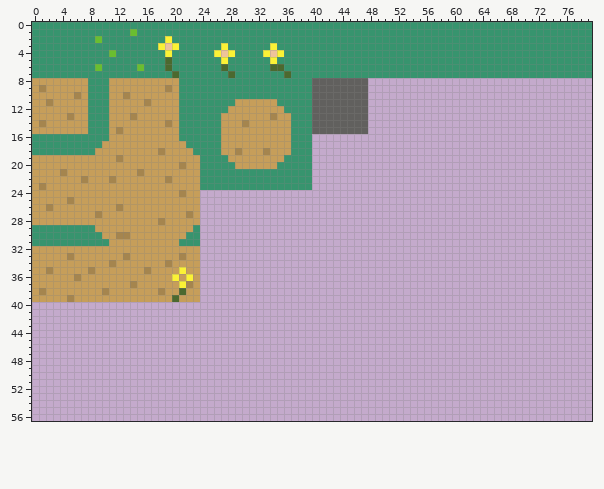
Two versions of one sprite sheet, src/assets/tilesets/testset1.png. The picture above is the old version.
The file is 80x80 pixels. Shown: x 0..79, y 0..56.
Once edited:
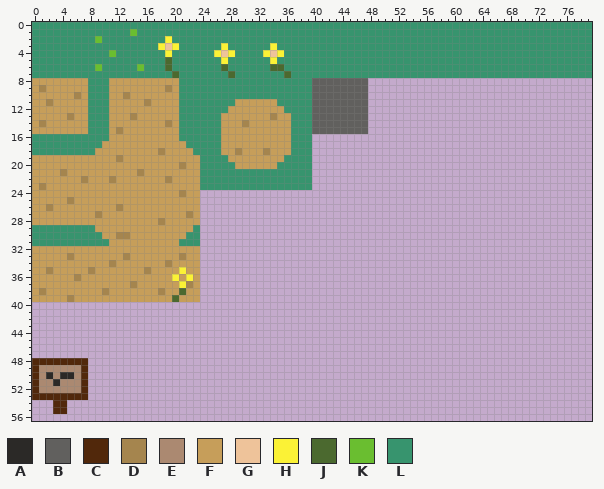
Palette (. is transparent): A #2b2927  B #61605e  C #51280b  D #a5854e  E #ab8971  F #c69e5a  G #eec39a  H #fbf236  J #4b692f  K #6abe30  L #37946e
The exact change:
{"y":48,"x":0,"old":"........","new":"CCCCCCCC"}
{"y":49,"x":0,"old":"........","new":"CEEEEEEC"}
{"y":50,"x":0,"old":"........","new":"CEAEAAEC"}
{"y":51,"x":0,"old":"........","new":"CEEAEEEC"}
{"y":52,"x":0,"old":"........","new":"CEEEEEEC"}
{"y":53,"x":0,"old":"........","new":"CCCCCCCC"}
{"y":54,"x":3,"old":"..","new":"CC"}
{"y":55,"x":3,"old":"..","new":"CC"}
{"label":"added","picture_box":[32,358,88,414]}
